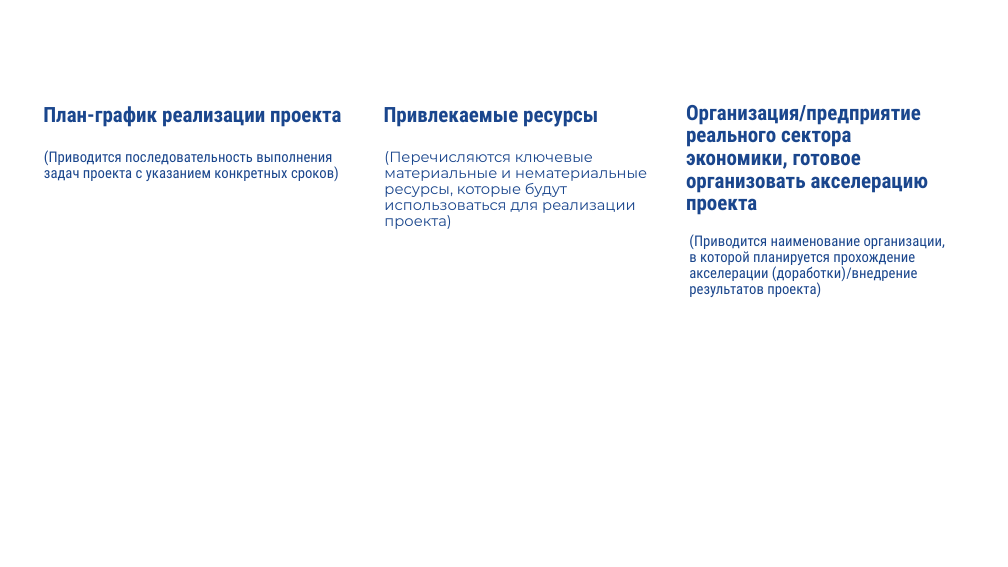
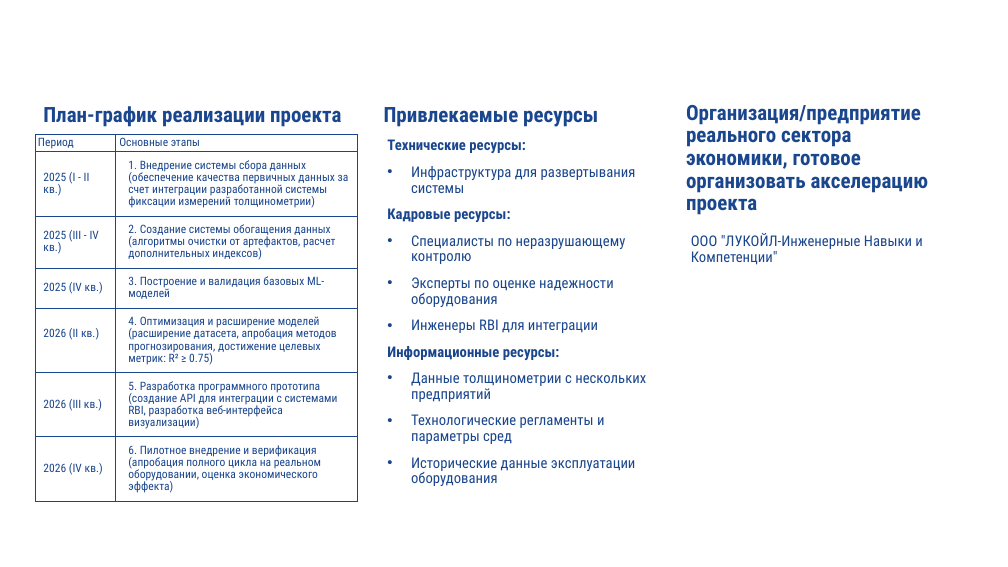
Before and after one commit to Kosyakin/corrosion_analysis_project, a slide deck: slide 5 of ВИК/shablon-prezentaczii-vik-25-26.pptx. Drawn at 1008x567 pixels with LibreOffice and Linux fonts; fonts in the diff are those of the drawing; background and template pictures are left out. Boxes give left, top, right and bottom in pixels: in the first picture for what was removed or moved away, otherwise in the second. Text is boxed around its words. In the diff, an @@ line names an element or a change of style, - is before the commit and + after.

Commit message:
План разработан

```diff
--- a/ВИК/shablon-prezentaczii-vik-25-26.pptx
+++ b/ВИК/shablon-prezentaczii-vik-25-26.pptx
@@ table added at (36,135,357,508), 7 rows, 2 columns @@
+Период | Основные этапы
+2025 (I - II кв.) | 1. Внедрение системы сбора данных (обеспечение качества первичных данных за счет интеграции разработанной системы фиксации измерений толщинометрии)
+2025 (III - IV кв.) | 2. Создание системы обогащения данных (алгоритмы очистки от артефактов, расчет дополнительных индексов)
+2025 (IV кв.) | 3. Построение и валидация базовых ML-моделей
+2026 (II кв.) | 4. Оптимизация и расширение моделей (расширение датасета, апробация методов прогнозирования, достижение целевых метрик: R² ≥ 0.75)
+2026 (III кв.) | 5. Разработка программного прототипа (создание API для интеграции с системами RBI, разработка веб-интерфейса визуализации)
+2026 (IV кв.) | 6. Пилотное внедрение и верификация (апробация полного цикла на реальном оборудовании, оценка экономического эффекта)
@@ text at (387,139,646,486): text changed; font Montserrat to Roboto Condensed @@
-(Перечисляются ключевые материальные и нематериальные ресурсы, которые будут использоваться для реализации проекта)
+Технические ресурсы:
+• Инфраструктура для развертывания системы
+Кадровые ресурсы:
+• Специалисты по неразрушающему контролю
+• Эксперты по оценке надежности оборудования
+• Инженеры RBI для интеграции
+Информационные ресурсы:
+• Данные толщинометрии с нескольких предприятий
+• Технологические регламенты и параметры сред
+• Исторические данные эксплуатации оборудования
@@ text removed at (44,150,339,181) @@
-(Приводится последовательность выполнения задач проекта с указанием конкретных сроков)
@@ text at (691,233,922,265): text changed @@
-(Приводится наименование организации, в которой планируется прохождение акселерации (доработки)/внедрение результатов проекта)
+ООО "ЛУКОЙЛ-Инженерные Навыки и Компетенции"
```
Also in this commit, not shown: 2 other slides changed, 6 slides removed.
